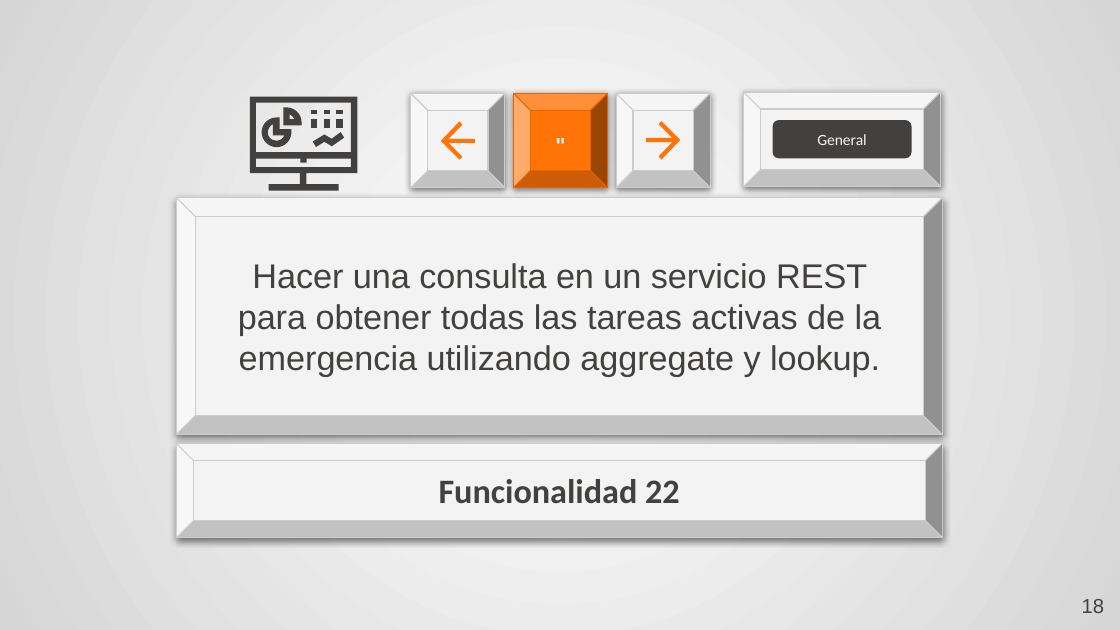
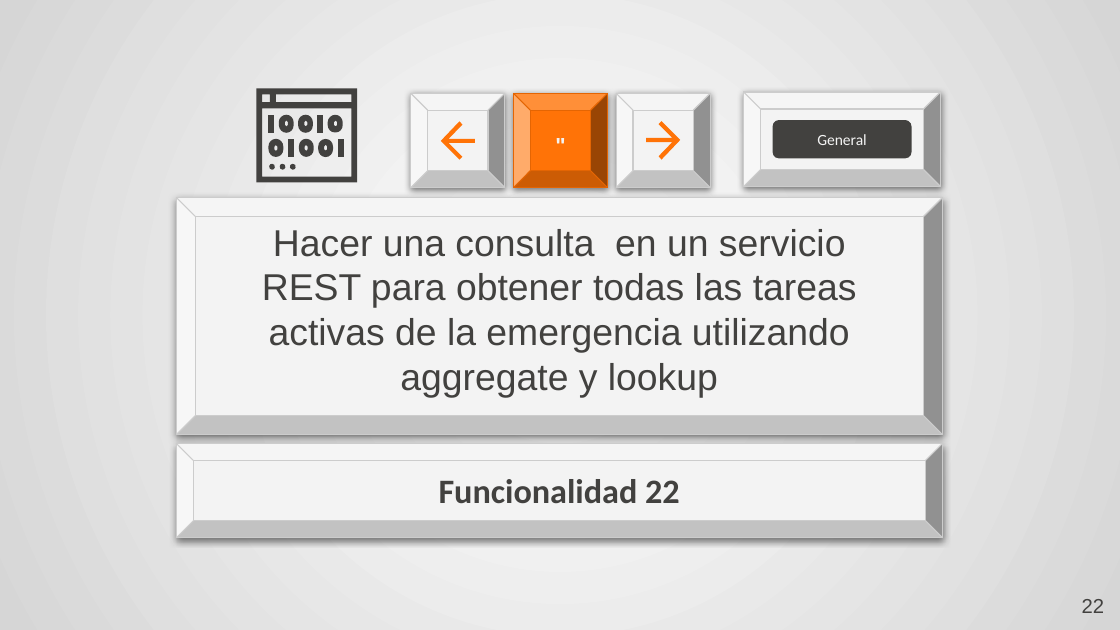
Before and after one commit to clementeaguilar-usach/Sistema_Voluntariado_noSQL, a slide deck: slide 22 of Lab 3 TBD.pptx (slide 18 before the commit). Drawn at 1120x630 pixels with LibreOffice and Linux fonts; fonts in the diff are those of the drawing. Boxes give left, top, right and bottom in pixels: in the first picture for what was removed or moved away, otherwise in the second. Text is boxed around its words. In the diff, an @@ line names an element or a change of style, - is before the commit and + after.

```diff
--- a/Lab 3 TBD.pptx
+++ b/Lab 3 TBD.pptx
@@ freeform shape resized from (x1=250, y1=96, x2=357, y2=190) to (x1=256, y1=88, x2=357, y2=183) @@
@@ freeform shape resized from (x1=283, y1=108, x2=301, y2=125) to (x1=279, y1=114, x2=293, y2=132) @@
@@ freeform shape resized from (x1=324, y1=120, x2=330, y2=129) to (x1=298, y1=114, x2=312, y2=132) @@
@@ freeform shape resized from (x1=311, y1=120, x2=318, y2=129) to (x1=317, y1=114, x2=323, y2=132) @@
@@ freeform shape resized from (x1=336, y1=120, x2=343, y2=129) to (x1=328, y1=114, x2=343, y2=132) @@
@@ freeform shape resized from (x1=262, y1=118, x2=292, y2=148) to (x1=269, y1=139, x2=283, y2=157) @@
@@ group added at (x1=269, y1=114, x2=344, y2=157): 4 freeform shapes @@
@@ freeform shape resized from (x1=312, y1=132, x2=344, y2=147) to (x1=318, y1=139, x2=333, y2=157) @@
@@ freeform shape moved from (x1=336, y1=110, x2=343, y2=114) to (x1=269, y1=164, x2=276, y2=169) @@
@@ freeform shape moved from (x1=311, y1=110, x2=318, y2=114) to (x1=279, y1=164, x2=286, y2=169) @@
@@ freeform shape moved from (x1=324, y1=110, x2=330, y2=114) to (x1=289, y1=164, x2=297, y2=169) @@
@@ subtitle at (x1=262, y1=229, x2=857, y2=398): text changed; size 22 to 24 pt @@
-Hacer una consulta en un servicio REST para obtener todas las tareas activas de la emergencia utilizando aggregate y lookup.
+Hacer una consulta en un servicio REST para obtener todas las tareas activas de la emergencia utilizando aggregate y lookup
@@ page number at (x1=1082, y1=599, x2=1104, y2=613): text changed @@
-18
+22
```
Also in this commit, not shown: 10 other slides changed, 14 slides added, 8 slides removed, 1 other file.
